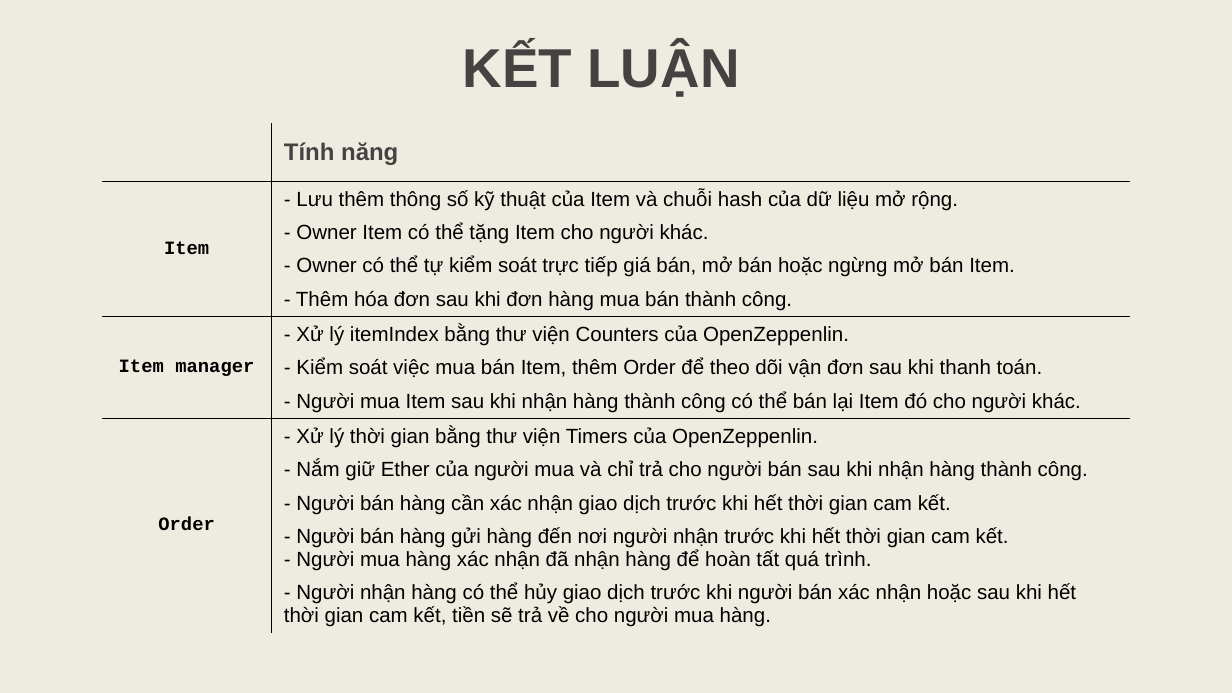
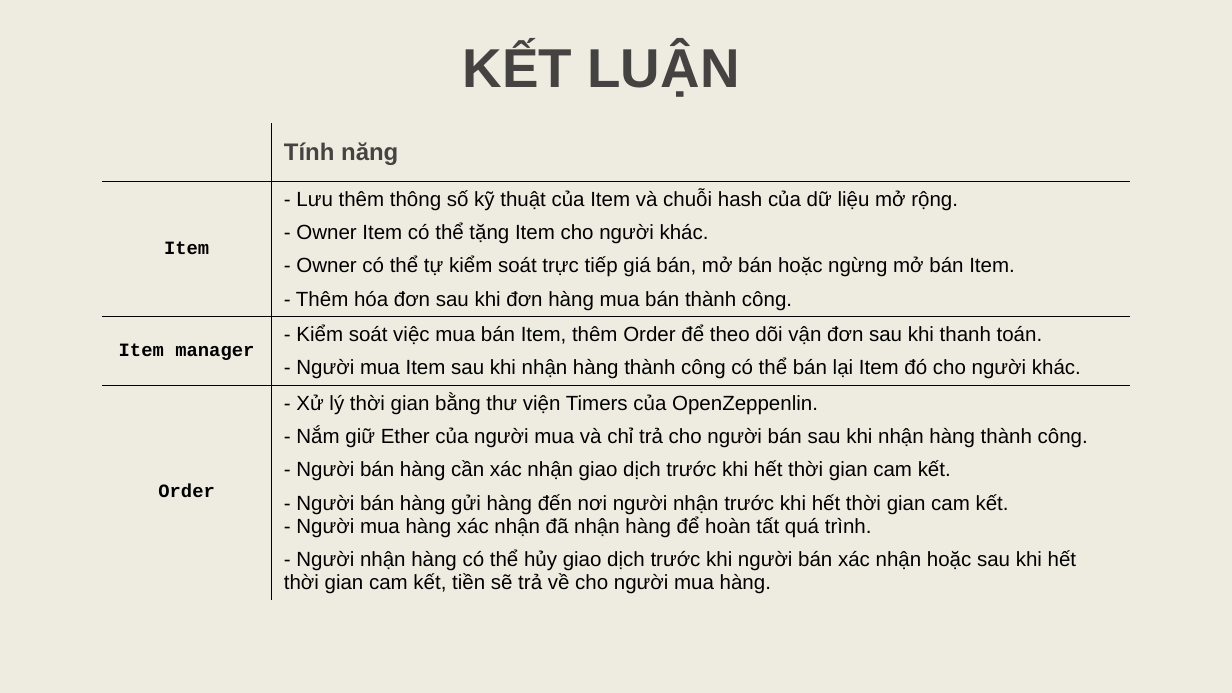
Before and after one commit to tommy725/flutter-nft-marketplace, a slide deck: slide 3 of Blockchain1.pptx. Drawn at 1232x693 pixels with LibreOffice and Linux fonts; fonts in the diff are those of the drawing. Boxes give left, top, right and bottom in pixels: in the first picture for what was removed or moved away, otherwise in the second. Text is boxed around its words. In the diff, an @@ line names an element or a change of style, - is before the commit and + after.

```diff
--- a/Blockchain1.pptx
+++ b/Blockchain1.pptx
@@ table at (102,123,1131,621) @@
-row 3, column 2: - Xử lý itemIndex bằng thư viện Counters của OpenZeppenlin. / - Kiểm soát việc mua bán Item, thêm Order để theo dõi vận đơn sau khi thanh toán. / - Người mua Item sau khi nhận hàng thành công có thể bán lại Item đó cho người khác.
+row 3, column 2: - Kiểm soát việc mua bán Item, thêm Order để theo dõi vận đơn sau khi thanh toán. / - Người mua Item sau khi nhận hàng thành công có thể bán lại Item đó cho người khác.
```
Also in this commit, not shown: 1 other slide changed, 20 other files.
